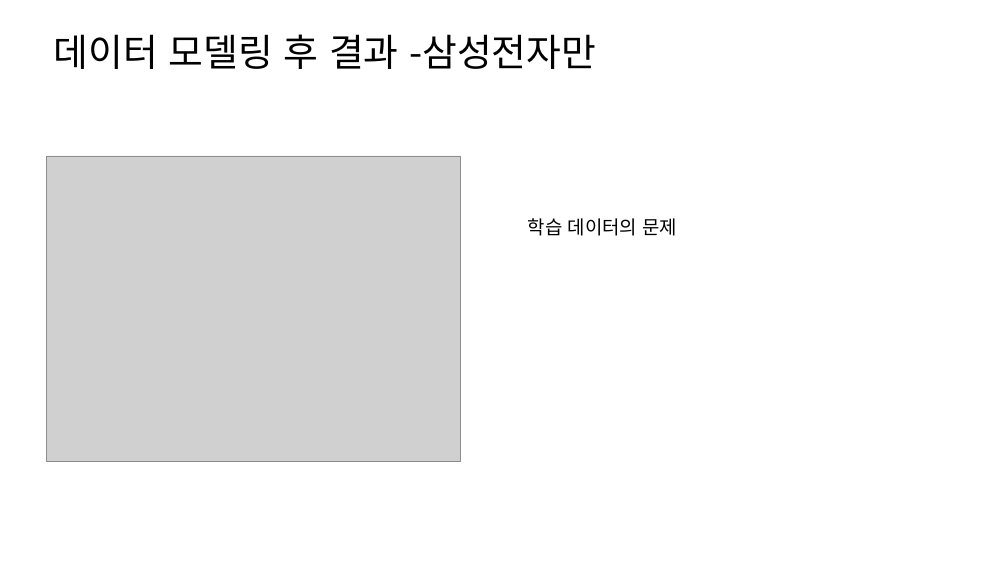
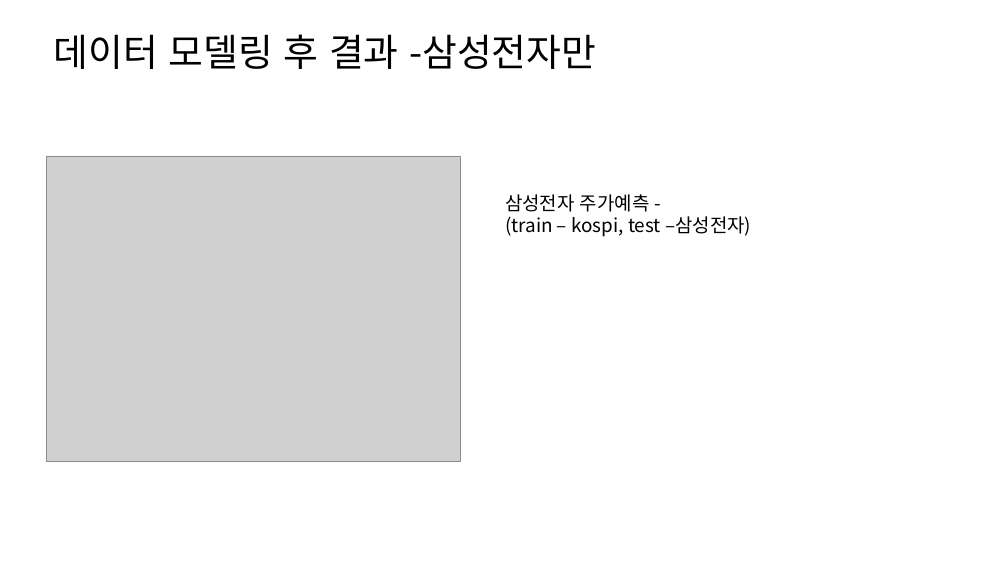
Before and after one commit to hanminJ/stock_analysis, a slide deck: slide 6 of 인공지능을 통한 주가예측.pptx. Drawn at 1008x567 pixels with LibreOffice and Linux fonts; fonts in the diff are those of the drawing; grey boxes stand for pictures. Boxes give left, top, right and bottom in pixels: in the first picture for what was removed or moved away, otherwise in the second. Text is boxed around its words. In the diff, an @@ line names an element or a change of style, - is before the commit and + after.

```diff
--- a/인공지능을 통한 주가예측.pptx
+++ b/인공지능을 통한 주가예측.pptx
@@ text added at bbox=[505, 194, 751, 237], 18 pt, text #000000 @@
+삼성전자 주가예측 -
+(train – kospi, test –삼성전자)
@@ text removed at bbox=[528, 218, 678, 236] @@
-학습 데이터의 문제
```
Also in this commit, not shown: 1 other slide changed, 1 slide added.
